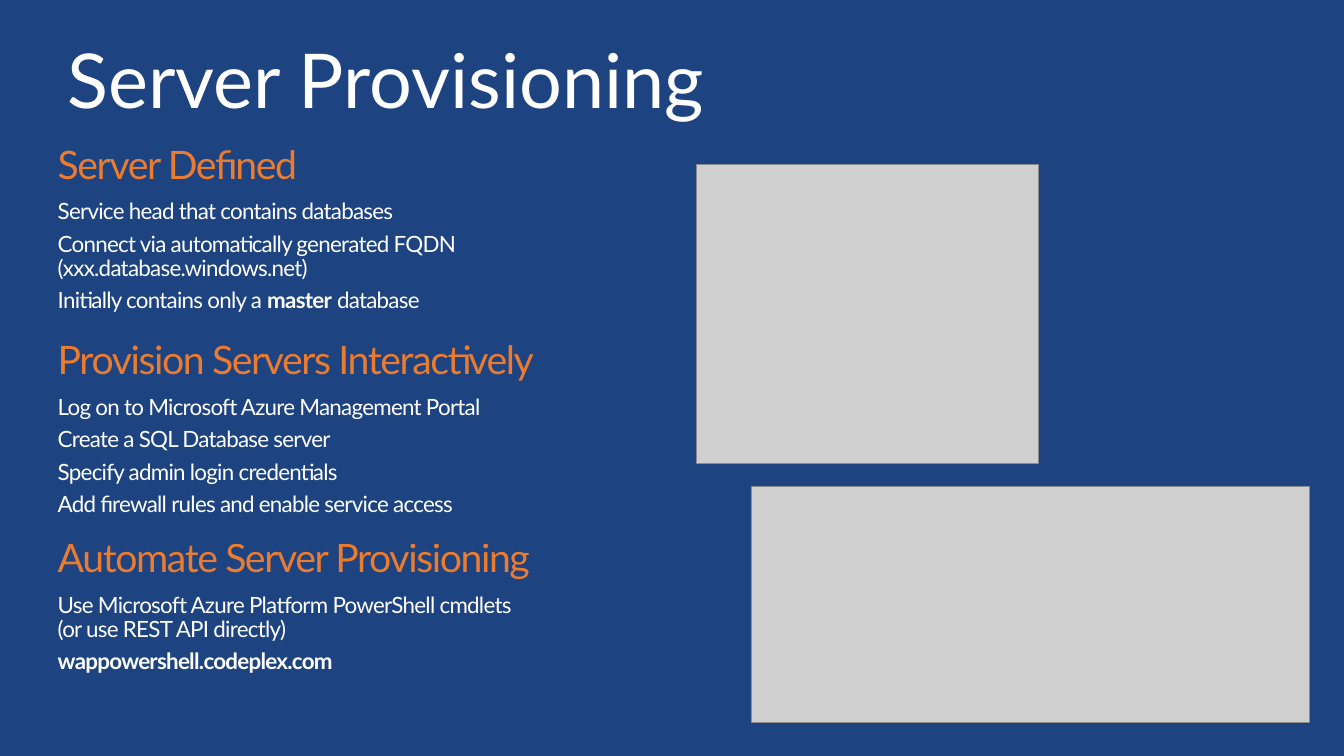
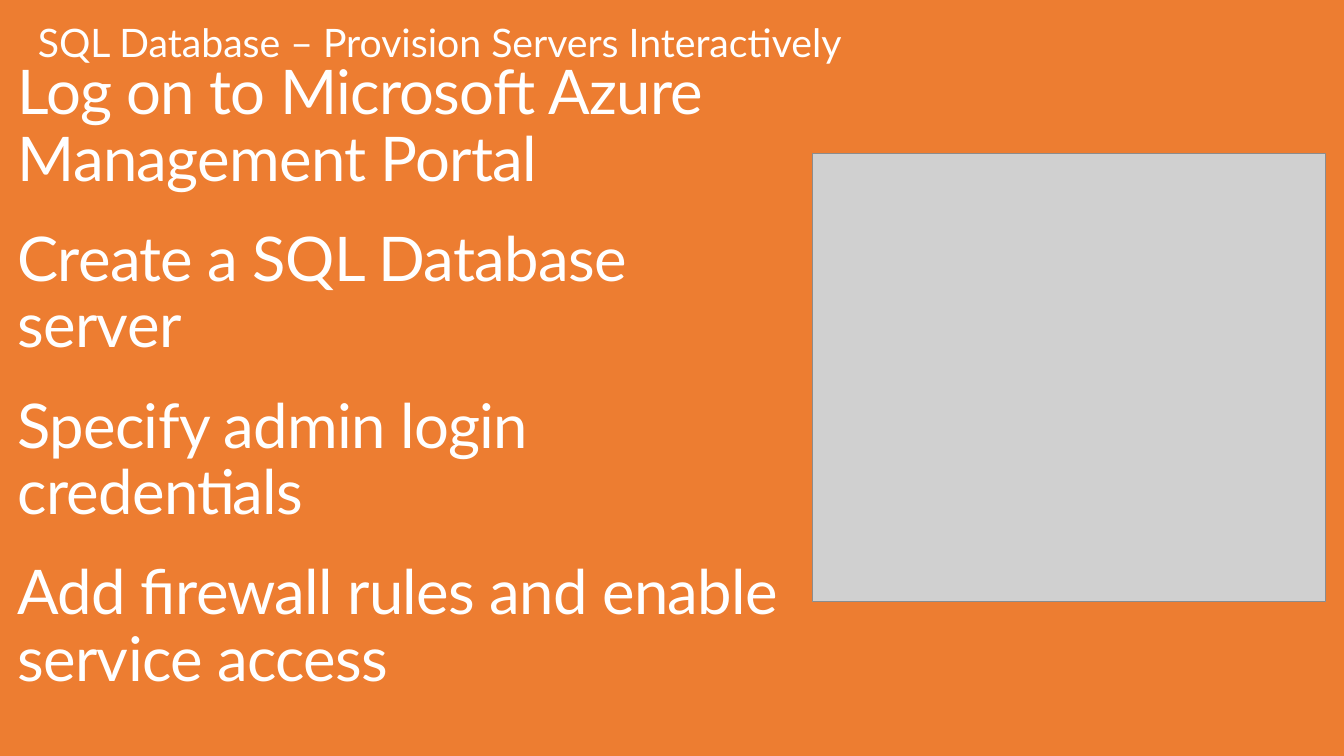
Before and after one commit to sack212/BasicAzureCamp, a slide deck: slide 15 of Data/Data.pptx (slide 10 before the commit). Drawn at 1344x756 pixels with LibreOffice and Linux fonts; fonts in the diff are those of the drawing; grey boxes stand for pictures; background and template pictures are left out. Boxes give left, top, right and bottom in pixels: in the first picture for what was removed or moved away, otherwise in the second. Text is boxed around its words. In the diff, an @@ line names an element or a change of style, - is before the commit and + after.

```diff
--- a/Data/Data.pptx
+++ b/Data/Data.pptx
@@ background picture (left out) to #ED7D31 @@
@@ text "Log on to Microsoft Azure ..." moved from (x1=58, y1=150, x2=533, y2=673) to (x1=18, y1=61, x2=778, y2=682) @@
@@ text "Log on to Microsoft Azure ..." at (x1=18, y1=61, x2=778, y2=682): size 16 to 44 pt; more space between paragraphs; vertical alignment top to middle @@
@@ text added at (x1=38, y1=28, x2=842, y2=64), 28 pt, text #FFFFFF @@
+SQL Database – Provision Servers Interactively
@@ title removed at (x1=67, y1=53, x2=704, y2=122) @@
-Server Provisioning
@@ text at (x1=58, y1=150, x2=533, y2=381): paragraphs removed @@
-Server Defined
-  Service head that contains databases
-  Connect via automatically generated FQDN (xxx.database.windows.net)
-  Initially contains only a master database
-Provision Servers Interactively
@@ picture resized from (x1=697, y1=165, x2=1038, y2=464) to (x1=813, y1=154, x2=1326, y2=602) @@
@@ picture removed at (x1=751, y1=487, x2=1310, y2=723) @@
@@ text at (x1=58, y1=544, x2=529, y2=673): paragraphs removed @@
-Automate Server Provisioning
-  Use Microsoft Azure Platform PowerShell cmdlets
-  (or use REST API directly)
-  wappowershell.codeplex.com
```
Also in this commit, not shown: 79 other slides changed, 21 slides added.
